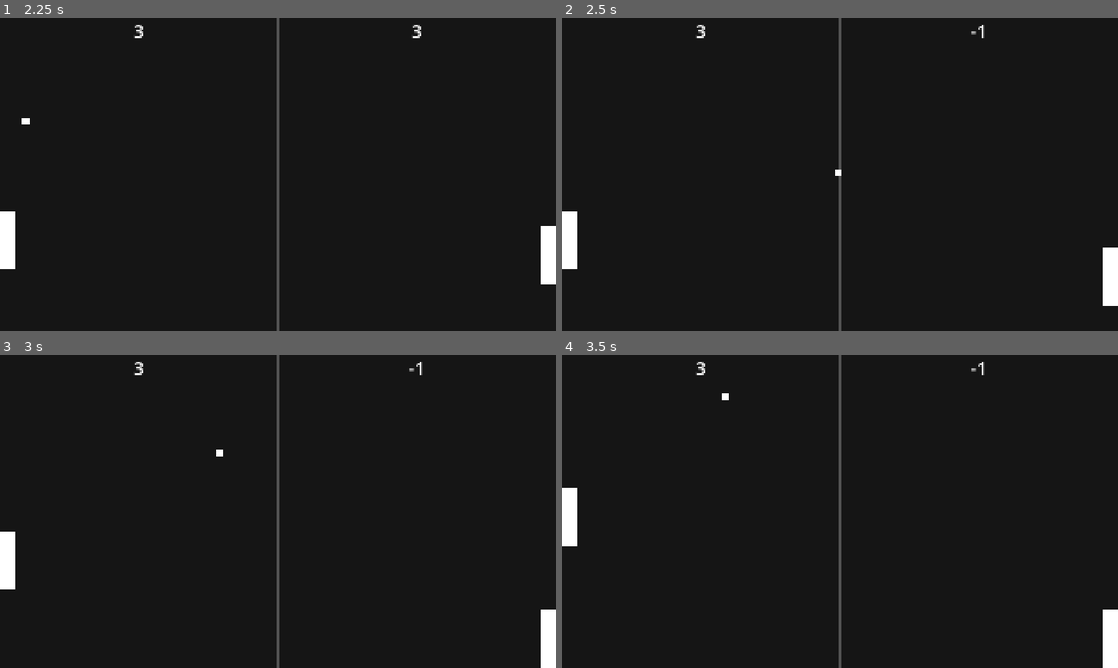
Above: before the commit, frames 1-4 (two rows, left to right).
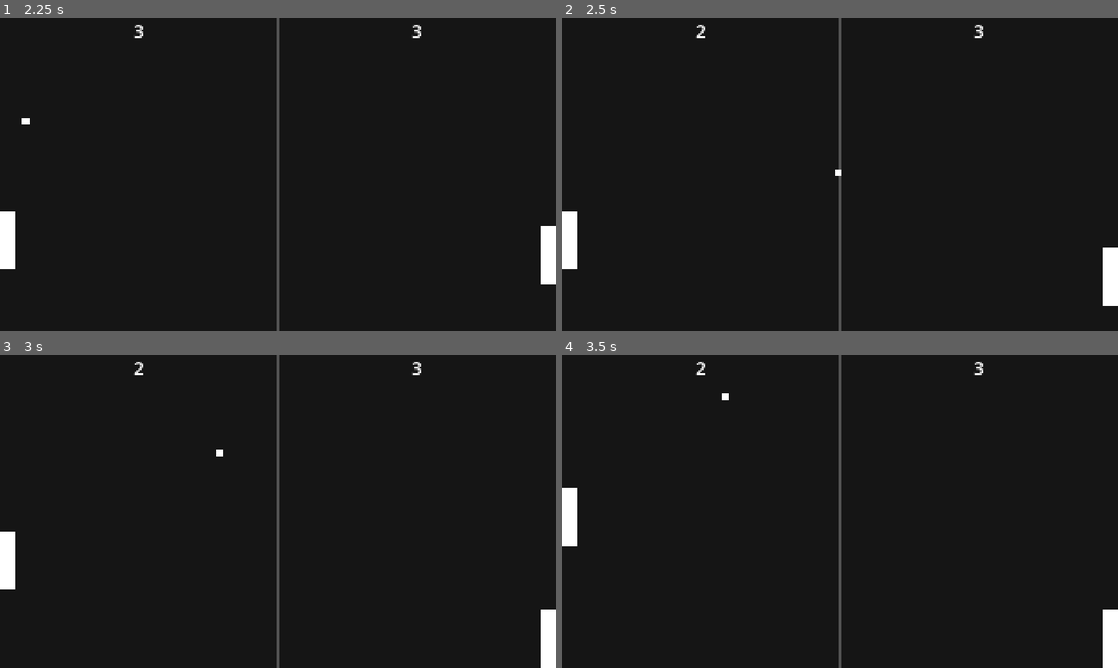
Above: after the commit, the same moments.

Repository: colegilson/Ponglike
Game: Godot game, scene res://game/game.tscn
The game is run twice, just before and just after one commit, with the same random seed, the same clock (stepped at 60 frames per second) and the same inputs.
Inputs:
- Up to frame 1 (2.25 s): tap Enter at 0.5 s; hold Down (right_move_down) 0.53-1.28 s; hold S (left_move_down) 1.28-2.03 s; hold Down (right_move_down) from 2.03 s (still down)
- Up to frame 2 (2.5 s): keep holding Down (right_move_down)
- Up to frame 3 (3 s): release Down (right_move_down) at 2.78 s; hold W (left_move_up) from 2.78 s (still down)
- Up to frame 4 (3.5 s): keep holding W (left_move_up)

Frame 1 is identical in both runs. In frame 2, 0.1% of the frame differs, in the area x 24-76%, y 2-7%; in frame 3, 0.1%; in frame 4, 0.1%.

Commit message:
fixed score decrement

Diff:
--- a/game/game.gd
+++ b/game/game.gd
@@ -5,8 +5,8 @@
 const BALL_SCENE := preload("uid://dpieyslanfybp")
 
 var ball: Ball = null
-var left_score: int = 0
-var right_score: int = 0
+var left_score: int = 3
+var right_score: int = 3
 
 @onready var left_score_label: Label = %LeftScoreLabel
 @onready var right_score_label: Label = %RightScoreLabel
@@ -59,18 +59,18 @@
 # Update the oppsite sides score
 # The goals have a collision mask for just the ball
 func _on_left_goal_body_entered(_body: Node2D) -> void:
-	right_score -= 1
-	right_score_label.text = str(right_score)
-	if right_score > 1:
+	left_score -= 1
+	left_score_label.text = str(left_score)
+	if left_score > 1:
 		pass # Declare Winner, switch to minigame
 	score_sfx.play()
 	restart.call_deferred("Right")
 
 
 func _on_right_goal_body_entered(_body: Node2D) -> void:
-	left_score -= 1
-	left_score_label.text = str(left_score)
-	if left_score > 1:
+	right_score -= 1
+	right_score_label.text = str(right_score)
+	if right_score > 1:
 		pass # Declare Winner, switch to minigame
 	score_sfx.play()
 	restart.call_deferred("Left")
